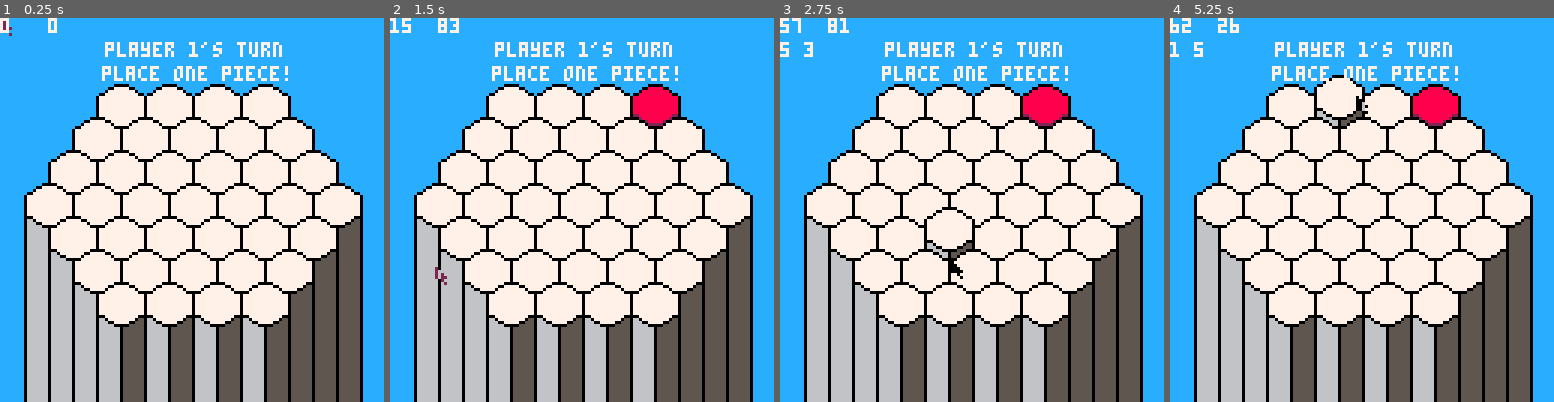
Above: before the commit, frames 1-4 (left to right).
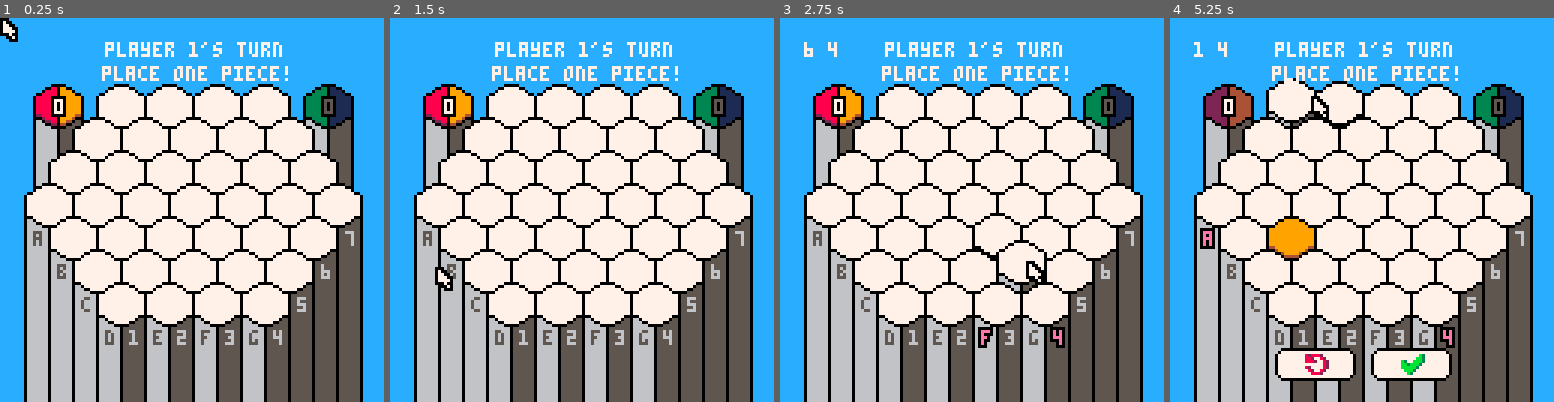
Above: after the commit, the same moments.

Repository: austin-m2/PICO-8-Carts
Game: PICO-8 cartridge bloom.p8
Two runs of this game, one before a commit and one after it. Both use one fixed random seed, a clock stepped at 60 frames per second and the inputs below.
Inputs (mouse positions are in pixels of both pictures, inside the frame that each line leads up to):
- Up to frame 1 (0.25 s): no input
- Up to frame 2 (1.5 s): tap X (X key) at 0.33, 1.07 s; click (670, 121) at 0.67 s; tap O (Z key) at 0.7 s; click (436, 267) at 1.22 s
- Up to frame 3 (2.75 s): hold Right 1.6-2.1 s; hold P2 Left 1.6-2.1 s; tap O (Z key) at 1.7, 2.1, 2.5 s; click (887, 114) at 1.77 s; tap X (X key) at 1.85 s; hold Up 2.15-2.42 s; hold P2 Down 2.15-2.42 s; click (952, 259) at 2.32 s; hold Right from 2.47 s (still down); hold P2 Left from 2.47 s (still down)
- Up to frame 4 (5.25 s): click (1404, 106) at 2.87 s; tap O (Z key) every 0.4 s from 2.9 to 4.9 s; tap X (X key) at 2.97, 4.08, 5.2 s; release Right at 3.03 s; release P2 Left at 3.03 s; hold Left 3.08-3.58 s; hold P2 Right 3.08-3.58 s; click (1465, 256) at 3.42 s; hold Down 3.63-3.97 s; hold P2 Up 3.63-3.97 s; click (1231, 102) at 3.97 s; hold Right 4.02-4.68 s; hold P2 Left 4.02-4.68 s; click (1292, 248) at 4.52 s; hold Up 4.73-5.03 s; hold P2 Down 4.73-5.03 s; click (1354, 94) at 5.07 s; hold Left from 5.08 s (still down); hold P2 Right from 5.08 s (still down)

The runs differ from the first frame. In frame 1, 5.8% of the frame differs, in the area x 0-93%, y 0-86%; in frame 2, 6.9%; in frame 3, 8.5%; in frame 4, 13%, in the area x 0-93%, y 0-95%.

Commit message:
Too many changes!!
Added online mode (joke)
Added toggle between control modes (mouse / keyboard)
Added score/control columns

Diff:
--- a/bloom.p8
+++ b/bloom.p8
@@ -28,12 +28,18 @@
 	cells = {}
 	gems = {}
 
+  controlstate = "mouse"
+  is_online_mode_enabled = true
+
   gamestate = "player1"
   colorchoice = 0
   p1choice1 = nil
   p1choice2 = nil
   p2choice1 = nil
   p2choice2 = nil
+  p1score = 0
+  p2score = 0
+  maxscore = 15
 
 
   --board setup
@@ -115,6 +123,8 @@
 	init_keys()
 	mouse_init()
 	cells_init()
+  columns_init()
+  buttons_init()
 
   gamestate = "turn1"
 end
@@ -125,6 +135,8 @@
 
   cells_update()
   game_update()
+  columns_update()
+  buttons_update()
 
 
 
@@ -136,21 +148,36 @@
   --draw background
 	rectfill(0,0,127,127,12)
 
+
+  columns_draw()
   cells_draw()
+  buttons_draw()
 
   --print coordinates of cell under mouse
+--[[
   if (curr_mouse_to_cell != nil) then
     print(curr_mouse_to_cell[1], 0, 8, 7)
     print(curr_mouse_to_cell[2], 8, 8, 7)
   end
-
+]]
   text_draw()
 	--gems_draw()
 	mouse_draw()
 
 
-  print(mouse.x, 0, 0, 7)
-  print(mouse.y, 16, 0, 7)
+  --print(mouse.x, 0, 0, 7)
+  --print(mouse.y, 16, 0, 7)
+
+
+  if (gamestate == "end") then
+    if (p1score > p2score) then
+      print("player 1 wins~!", 36, 8, 7)
+    else
+      print("player 2 wins~!", 36, 8, 7)
+    end
+  end
+
+
 
 end
 
@@ -168,28 +195,55 @@
 end
 
 function mouse_update()
-	mouse.x = stat(32)
-	mouse.y = stat(33)
+  if (is_pressed(0) or is_pressed(1) or is_pressed(2) or (is_pressed(3))) controlstate = "keyboard"
+  if (is_pressed(6)) controlstate = "mouse"
+
+  if (controlstate == "mouse") then
+    mouse.x = stat(32)
+    mouse.y = stat(33)
+  else
+    if (is_held(0)) mouse.x -= 1.5
+    if (is_held(1)) mouse.x += 1.5
+    if (is_held(2)) mouse.y -= 1.5
+    if (is_held(3)) mouse.y += 1.5
+  end
+
+
   curr_mouse_to_cell = mouse_to_cell()
   curr_mouse_to_cell_coords = mouse_to_cell_coords()
 end
 
 function mouse_draw()
+--[[
 	for v in all(mouse_pixels) do
 		local x = mouse.x + v[1]
 		local y = mouse.y + v[2]
 		pset(x, y, inverses_dark[pget(x, y) + 1])
 	end
+]]
+palt(0, false)
+palt(15, true)
+spr(51, mouse.x, mouse.y)
 end
 
 function game_update()
 
   if (gamestate == "turn1") then
-    if (is_pressed(4)) colorchoice = 1
-    if (is_pressed(5)) colorchoice = 2
+    --check if player is choosing a color
+    --if (is_pressed(4)) colorchoice = 1
+    --if (is_pressed(5)) colorchoice = 2
+    if (is_pressed(6) and dist(mouse.x, mouse.y, left_column_pos[1] + 8, left_column_pos[2] + 8) < 7.5) then
+      if (p1choice1 == nil and mouse.x < left_column_pos[1] + 8) then
+        colorchoice = 2
+        left_column_pos[2] += 3
+      end
+      if (p1choice2 == nil and mouse.x > left_column_pos[1] + 8) then
+        colorchoice = 1
+        left_column_pos[2] += 3
+      end
 
     --check whether a piece should be put down
-    if (is_pressed(6)) then
+    elseif (is_pressed(6)) then
       if (curr_mouse_to_cell != nil and board[curr_mouse_to_cell[1]][curr_mouse_to_cell[2]] == 0)  then
         if ((p1choice1 == nil and p1choice2 == nil and colorchoice == 1) or (p1choice1 == nil and p1choice2 == nil and colorchoice == 2)) then --put a piece down!
           board[curr_mouse_to_cell[1]][curr_mouse_to_cell[2]] = colorchoice
@@ -203,7 +257,8 @@
     end
 
     --check whether the player is trying to delete their pieces (lshift)
-    if (btn(4, 1)) then
+    if (is_pressed(6) and is_mouse_inside_button(undo_button_pos)) then
+    --if (btn(4, 1)) then
       if (p1choice1 != nil) then
         board[p1choice1[1]][p1choice1[2]] = 0
         p1choice1 = nil
@@ -212,9 +267,19 @@
         board[p1choice2[1]][p1choice2[2]] = 0
         p1choice2 = nil
       end
+      colorchoice = 0
     end
 
     --check whether the player wants to end their turn
+    if (is_pressed(6) and is_mouse_inside_button(go_button_pos) and (p1choice1 != nil or p1choice2 != nil)) then
+        gamestate = "p1top2"
+        p1choice1 = nil
+        p1choice2 = nil
+        colorchoice = 0
+    end
+  end
+
+--[[
     if (btnp(5,1) and (p1choice1 != nil or p1choice2 != nil)) then
         gamestate = "p1top2"
         p1choice1 = nil
@@ -222,13 +287,24 @@
         colorchoice = 0
     end
   end
+]]
 
   if (gamestate == "player1") then
-    if (is_pressed(4)) colorchoice = 1
-    if (is_pressed(5)) colorchoice = 2
+    --check if player is choosing a color
+    --if (is_pressed(4)) colorchoice = 1
+    --if (is_pressed(5)) colorchoice = 2
+    if (is_pressed(6) and dist(mouse.x, mouse.y, left_column_pos[1] + 8, left_column_pos[2] + 8) < 7.5) then
+      if (p1choice2 == nil and mouse.x < left_column_pos[1] + 8) then
+        colorchoice = 2
+        left_column_pos[2] += 3
+      end
+      if (p1choice1 == nil and mouse.x > left_column_pos[1] + 8) then
+        colorchoice = 1
+        left_column_pos[2] += 3
+      end
 
     --check whether a piece should be put down
-    if (is_pressed(6)) then
+    elseif (is_pressed(6)) then
       if (curr_mouse_to_cell != nil and board[curr_mouse_to_cell[1]][curr_mouse_to_cell[2]] == 0)  then
         if ((p1choice1 == nil and colorchoice == 1) or (p1choice2 == nil and colorchoice == 2)) then --put a piece down!
           board[curr_mouse_to_cell[1]][curr_mouse_to_cell[2]] = colorchoice
@@ -242,7 +318,8 @@
     end
 
     --check whether the player is trying to delete their pieces (lshift)
-    if (btn(4, 1)) then
+    if (is_pressed(6) and is_mouse_inside_button(undo_button_pos)) then
+    --if (btn(4, 1)) then
       if (p1choice1 != nil) then
         board[p1choice1[1]][p1choice1[2]] = 0
         p1choice1 = nil
@@ -251,10 +328,12 @@
         board[p1choice2[1]][p1choice2[2]] = 0
         p1choice2 = nil
       end
+      colorchoice = 0
     end
 
     --check whether the player wants to end their turn
-    if (btnp(5,1) and (p1choice1 != nil or p1choice2 != nil)) then
+    if (is_pressed(6) and is_mouse_inside_button(go_button_pos) and (p1choice1 != nil or p1choice2 != nil)) then
+    --if (btnp(5,1) and (p1choice1 != nil or p1choice2 != nil)) then
         gamestate = "p1top2"
         p1choice1 = nil
         p1choice2 = nil
@@ -263,11 +342,21 @@
   end
 
   if (gamestate == "player2") then
-    if (is_pressed(4)) colorchoice = 3
-    if (is_pressed(5)) colorchoice = 4
+    --check if player is choosing a color
+    --if (is_pressed(4)) colorchoice = 3
+    --if (is_pressed(5)) colorchoice = 4
+    if (is_pressed(6) and dist(mouse.x, mouse.y, right_column_pos[1] + 8, right_column_pos[2] + 8) < 7.5) then
+      if (p2choice3 == nil and mouse.x < right_column_pos[1] + 8) then
+        colorchoice = 3
+        right_column_pos[2] += 3
+      end
+      if (p1choice4 == nil and mouse.x > right_column_pos[1] + 8) then
+        colorchoice = 4
+        right_column_pos[2] += 3
+      end
 
     --check whether a piece should be put down
-    if (is_pressed(6)) then
+    elseif (is_pressed(6)) then
       if (curr_mouse_to_cell != nil and board[curr_mouse_to_cell[1]][curr_mouse_to_cell[2]] == 0)  then
         if ((p2choice3 == nil and colorchoice == 3) or (p2choice4 == nil and colorchoice == 4)) then --put a piece down!
           board[curr_mouse_to_cell[1]][curr_mouse_to_cell[2]] = colorchoice
@@ -281,7 +370,8 @@
     end
 
     --check whether the player is trying to delete their pieces (lshift)
-    if (btn(4, 1)) then
+    if (is_pressed(6) and is_mouse_inside_button(undo_button_pos)) then
+    --if (btn(4, 1)) then
       if (p2choice3 != nil) then
         board[p2choice3[1]][p2choice3[2]] = 0
         p2choice3 = nil
@@ -290,10 +380,12 @@
         board[p2choice4[1]][p2choice4[2]] = 0
         p2choice4 = nil
       end
+      colorchoice = 0
     end
 
     --check whether the player wants to end their turn
-    if (btnp(5,1) and (p2choice3 != nil or p2choice4 != nil)) then
+    if (is_pressed(6) and is_mouse_inside_button(go_button_pos) and (p2choice3 != nil or p2choice4 != nil)) then
+    --if (btnp(5,1) and (p2choice3 != nil or p2choice4 != nil)) then
         gamestate = "p2top1"
         p2choice3 = nil
         p2choice4 = nil
@@ -326,19 +418,9 @@
       end
     end
 
-    --print blooms for debug
---[[
-    printh(" ")
-    for bloom in all(bloomtable) do
-     for piece in all(bloom) do
-      printh(piece[1].." "..piece[2])
-     end
-     printh(" ")
-    end
-]]
-
     --now we have a table containing all the enemy blooms on the board!
     --check to see if any of them should be destroyed
+    deadblooms = {}
     for bloom in all(bloomtable) do
      alive = false
      for piece in all(bloom) do
@@ -348,19 +430,91 @@
       end
      end
      if (not alive) then
-      --kill bloom!!
+      --mark bloom for deletion
+      add(deadblooms, bloom)
+     end
+    end
+
+    --kill blooms that were marked for deletion
+    for bloom in all(deadblooms) do
       for piece in all(bloom) do
-       board[piece[1]][piece[2]] = 0
+        board[piece[1]][piece[2]] = 0
+        cells[board_coords_to_index(piece[1], piece[2])].y = cell_coords[board_coords_to_index(piece[1], piece[2])][2] + 20
+        p1score += 1
+      end
+    end
+
+    if (p1score >= maxscore) then
+      gamestate = "end"
+    else
+      gamestate = "player2"
+    end
+  end
+
+  if (gamestate == "p2top1") then
+    bloomtable = {}
+    for i = 1, 7 do
+      for j = 1, 7 do
+        if (board[i][j] > 0)  then --a piece is here!
+          --check if this piece is already in a bloom we know about
+          found = false
+          for bloomy in all(bloomtable) do
+            for piece in all(bloomy) do
+              if (piece[1] == i and piece[2] == j) then
+                found = true
+              end
+            end
+          end
+
+          --only add enemy blooms to the table
+          if ((not found) and (board[i][j] == 1 or board[i][j] == 2)) then
+            bloom = {}
+            findbloom(i, j, bloom)
+            add(bloomtable, bloom)
+          end
+        end
+      end
+    end
+
+    --now we have a table containing all the enemy blooms on the board!
+    --check to see if any of them should be destroyed
+    deadblooms = {}
+    for bloom in all(bloomtable) do
+     alive = false
+     for piece in all(bloom) do
+      if (is_there_an_empty_neighbor(piece)) then
+        alive = true
+        break
       end
      end
-
-    end
-
-    gamestate = "player2"
-  end
-
-  if (gamestate == "p2top1") then
-    gamestate = "player1"
+     if (not alive) then
+      --mark bloom for deletion
+      add(deadblooms, bloom)
+     end
+    end
+
+    --kill blooms that were marked for deletion
+    for bloom in all(deadblooms) do
+      for piece in all(bloom) do
+        board[piece[1]][piece[2]] = 0
+        cells[board_coords_to_index(piece[1], piece[2])].y = cell_coords[board_coords_to_index(piece[1], piece[2])][2] + 20
+        p2score += 1
+      end
+    end
+
+    if (p2score >= maxscore) then
+      gamestate = "end"
+    else
+      gamestate = "player1"
+    end
+  end
+
+  if (gamestate == "end")  then
+    if (p1score > p2score) then
+      print("player 1 wins~!", 8, 16, 7)
+    else
+      print("player 2 wins~!", 8, 16, 7)
+    end
   end
 end
 
@@ -413,6 +567,36 @@
     line(v.x + 8, v.y + 15, v.x + 8, 127, 0)
     line(v.x + 16, v.y + 12, v.x + 16, 127, 0)
 		sspr(cell.spritesheet_x, cell.spritesheet_y, cell.width, cell.height, v.x, v.y, cell.width, cell.height) --draw the actual empty cell
+
+    --draw coordinate labels if online mode is on
+    if (is_online_mode_enabled) then
+      if (board_index == 16) then
+        s_print("a", v.x + 3, v.y + 17, 5)
+      elseif(board_index == 23) then
+        s_print("b", v.x + 3, v.y + 17, 5)
+      elseif(board_index == 29) then
+        s_print("c", v.x + 3, v.y + 17, 5)
+      elseif(board_index == 34) then
+        s_print("d", v.x + 3, v.y + 17, 5)
+        s_print("1", v.x + 11, v.y + 17, 6)
+      elseif(board_index == 35) then
+        s_print("e", v.x + 3, v.y + 17, 5)
+        s_print("2", v.x + 11, v.y + 17, 6)
+      elseif(board_index == 36) then
+        s_print("f", v.x + 3, v.y + 17, 5)
+        s_print("3", v.x + 11, v.y + 17, 6)
+      elseif(board_index == 37) then
+        s_print("g", v.x + 3, v.y + 17, 5)
+        s_print("4", v.x + 11, v.y + 17, 6)
+      elseif(board_index == 33) then
+        s_print("5", v.x + 11, v.y + 17, 6)
+      elseif(board_index == 28) then
+        s_print("6", v.x + 11, v.y + 17, 6)
+      elseif(board_index == 22) then
+        s_print("7", v.x + 11, v.y + 17, 6)
+      end
+    end
+
 
     local coords = index_to_board_coords(board_index)
     if (board[coords[1]][coords[2]] == 1) then --draw tokens
@@ -425,20 +609,147 @@
       spr(11, v.x + 1, v.y + 2, 2, 2)
     end
 
-    --todo: fix this trash
     --draw an icon indicating the color tile that will be put in this cell if you click
     local curcell = curr_mouse_to_cell
-    if (curcell != nil and board[curcell[1]][curcell[2]] == 0 and (currcell == index_to_board_coords(board_index))) then
-      circfill(v.x + 8, v.y + 8, 1, colorchoice_to_color(colorchoice))
-    end
-
-
+    if (curcell != nil and board[curcell[1]][curcell[2]] == 0 and (board_coords_to_index(curcell[1], curcell[2]) == board_index)) then
+      if (gamestate == "turn1") then
+        if (colorchoice != 0 and p1choice1 == nil and p1choice2 == nil) circfill(v.x + 8, v.y + 8, 1, colorchoice_to_color(colorchoice))
+      elseif ((colorchoice == 1 and p1choice1 == nil) or (colorchoice == 2 and p1choice2 == nil) or (colorchoice == 3 and p2choice3 == nil) or (colorchoice == 4 and p2choice4 == nil)) then
+        circfill(v.x + 8, v.y + 8, 1, colorchoice_to_color(colorchoice))
+      end
+    end
 
     board_index += 1
 	end
   palt()
-
-end
+end
+
+function columns_init()
+  left_column_pos = {}
+  right_column_pos = {}
+  left_column_orig_pos = {11, 21}
+  right_column_orig_pos = {101, 21}
+  left_column_pos[1] = left_column_orig_pos[1]
+  left_column_pos[2] = left_column_orig_pos[2]
+  right_column_pos[1] = right_column_orig_pos[1]
+  right_column_pos[2] = right_column_orig_pos[2]
+end
+
+function columns_draw()
+  palt(0, false)
+  palt(15, true)
+
+  --draw left column
+  rectfill(left_column_pos[1] + 1, left_column_pos[2] + 10, left_column_pos[1] + 7, 127, 6)
+  rectfill(left_column_pos[1] + 9, left_column_pos[2] + 13, left_column_pos[1] + 15, 127, 5)
+  line(left_column_pos[1], left_column_pos[2] + 12, left_column_pos[1], 127, 0)
+  line(left_column_pos[1] + 8, left_column_pos[2] + 12, left_column_pos[1] + 8, 127, 0)
+  line(left_column_pos[1] + 16, left_column_pos[2] + 12, left_column_pos[1] + 16, 127, 0)
+  spr(37, left_column_pos[1], left_column_pos[2], 3, 2)
+
+  --draw right column
+  rectfill(right_column_pos[1] + 1, right_column_pos[2] + 10, right_column_pos[1] + 7, 127, 6)
+  rectfill(right_column_pos[1] + 9, right_column_pos[2] + 13, right_column_pos[1] + 15, 127, 5)
+  line(right_column_pos[1], right_column_pos[2] + 12, right_column_pos[1], 127, 0)
+  line(right_column_pos[1] + 8, right_column_pos[2] + 12, right_column_pos[1] + 8, 127, 0)
+  line(right_column_pos[1] + 16, right_column_pos[2] + 12, right_column_pos[1] + 16, 127, 0)
+  spr(40, right_column_pos[1], right_column_pos[2], 3, 2)
+
+
+  --draw pieces on columns
+  palt(0, true)
+  if (gamestate == "turn1") then
+    if (p1choice1 == nil and p1choice2 == nil) then
+      if (colorchoice != 2) spr(13, left_column_pos[1] + 1, left_column_pos[2] + 2, 1, 2)
+      if (colorchoice != 1) spr(14, left_column_pos[1] + 8, left_column_pos[2] + 2, 1, 2, true)
+    end
+  elseif (gamestate == "player1") then
+    if (p1choice2 == nil and colorchoice != 2) spr(13, left_column_pos[1] + 1, left_column_pos[2] + 2, 1, 2)
+    if (p1choice1 == nil and colorchoice != 1) spr(14, left_column_pos[1] + 8, left_column_pos[2] + 2, 1, 2, true)
+  elseif (gamestate == "player2") then
+    if (p2choice3 == nil and colorchoice != 3) spr(45, right_column_pos[1] + 1, right_column_pos[2] + 2, 1, 2)
+    if (p2choice4 == nil and colorchoice != 4) spr(46, right_column_pos[1] + 8, right_column_pos[2] + 2, 1, 2, true)
+  end
+
+  --set color of scores depending on whose turn it is
+  if (gamestate == "player1" or gamestate == "turn1") then
+    p1textcol = 7
+    p2textcol = 5
+  elseif (gamestate == "player2") then
+    p1textcol = 5
+    p2textcol = 7
+  end
+
+
+  --draw black rectangle backdrop behind scores, then draw scores
+  if (p1score < 10) then
+    rectfill(left_column_pos[1] + 6, left_column_pos[2] + 5, left_column_pos[1] + 10, left_column_pos[2] + 11, 0)
+    print(p1score, left_column_pos[1] + 7, left_column_pos[2] + 6, p1textcol)
+  else
+    rectfill(left_column_pos[1] + 4, left_column_pos[2] + 5, left_column_pos[1] + 12, left_column_pos[2] + 11, 0)
+    print(p1score, left_column_pos[1] + 5, left_column_pos[2] + 6, p1textcol)
+  end
+
+  if (p2score < 10) then
+    rectfill(right_column_pos[1] + 6, right_column_pos[2] + 5, right_column_pos[1] + 10, right_column_pos[2] + 11, 0)
+    print(p2score, right_column_pos[1] + 7, right_column_pos[2] + 6, p2textcol)
+  else
+    rectfill(right_column_pos[1] + 4, right_column_pos[2] + 5, right_column_pos[1] + 12, right_column_pos[2] + 11, 0)
+    print(p2score, right_column_pos[1] + 5, right_column_pos[2] + 6, p2textcol)
+  end
+end
+
+function columns_update()
+  left_column_pos[2] = lerp(left_column_pos[2], left_column_orig_pos[2] - p1score, 0.02)
+  right_column_pos[2] = lerp(right_column_pos[2], right_column_orig_pos[2] - p2score, 0.02)
+end
+
+function buttons_init()
+  undo_button_pos = {}
+  go_button_pos = {}
+  undo_button_on_pos = {35, 110}
+  undo_button_off_pos = {35, 130}
+  go_button_on_pos = {67, 110}
+  go_button_off_pos = {67, 130}
+  undo_button_pos[1] = undo_button_off_pos[1]
+  undo_button_pos[2] = undo_button_off_pos[2]
+  go_button_pos[1] = go_button_off_pos[1]
+  go_button_pos[2] = go_button_off_pos[2]
+  button_speed = 0.05
+end
+
+function buttons_update()
+  if (gamestate == "turn1") then
+    if (p1choice1 != nil or p1choice2 != nil) then
+      undo_button_pos[2] = lerp(undo_button_pos[2], undo_button_on_pos[2], button_speed)
+      go_button_pos[2] = lerp(go_button_pos[2], go_button_on_pos[2], button_speed)
+    else
+      undo_button_pos[2] = lerp(undo_button_pos[2], undo_button_off_pos[2], button_speed)
+      go_button_pos[2] = lerp(go_button_pos[2], go_button_off_pos[2], button_speed)
+    end
+  else
+    if (p1choice1 != nil or p1choice2 != nil or p2choice3 != nil or p2choice4 != nil) then
+      undo_button_pos[2] = lerp(undo_button_pos[2], undo_button_on_pos[2], button_speed)
+      go_button_pos[2] = lerp(go_button_pos[2], go_button_on_pos[2], button_speed)
+    else
+      undo_button_pos[2] = lerp(undo_button_pos[2], undo_button_off_pos[2], button_speed)
+      go_button_pos[2] = lerp(go_button_pos[2], go_button_off_pos[2], button_speed)
+    end
+  end
+end
+
+function buttons_draw()
+  palt(0, false)
+  palt(15, true)
+  if (is_mouse_inside_button(undo_button_pos)) pal(7, 10)
+  sspr(0, 32, 27, 11, undo_button_pos[1], undo_button_pos[2]) --draw undo button
+  pal(7, 7)
+  if (is_mouse_inside_button(go_button_pos)) pal(7, 10)
+  sspr(32, 32, 27, 11, go_button_pos[1], go_button_pos[2]) --draw go button
+  pal()
+  palt()
+end
+
 
 function gems_update()
 	gem_coords = curr_mouse_to_cell_coords
@@ -535,6 +849,21 @@
   end
 end
 
+--takes a table {i, j}
+--returns an index i, where 1 is the topleft most hex, 2 is to the right of that, etc
+function board_coords_to_index(i, j)
+  counter = 0
+  for a = 1, 7 do
+    for b = 1, 7 do
+      if (not ((a + b < 5) or (a + b > 11))) then
+        counter += 1
+      end
+      if (i == a and j == b) return counter
+    end
+  end
+end
+
+
 function colorchoice_to_color(c)
   if (c == 1) return 9
   if (c == 2) return 8
@@ -582,6 +911,56 @@
   then return true
   else return false
   end
+end
+
+function is_mouse_inside_button(button_pos)
+  return (mouse.x > button_pos[1] and mouse.x < button_pos[1] + 27 and mouse.y > button_pos[2] and mouse.y < button_pos[2] + 11)
+end
+
+--special print!
+--used for printing the coordinate labels on the columns
+--highlights the text for the row and column under the mouse
+function s_print(str, x, y, col)
+  if (curr_mouse_to_cell != nil) then
+    print(curr_mouse_to_cell[1], 8, 8, 7)
+    print(curr_mouse_to_cell[2], 16, 8, 7)
+  end
+
+  if (
+    curr_mouse_to_cell != nil and (
+    (str == "a" and (curr_mouse_to_cell[1] + curr_mouse_to_cell[2] == 5)) or
+    (str == "b" and (curr_mouse_to_cell[1] + curr_mouse_to_cell[2] == 6)) or
+    (str == "c" and (curr_mouse_to_cell[1] + curr_mouse_to_cell[2] == 7)) or
+    (str == "d" and (curr_mouse_to_cell[1] + curr_mouse_to_cell[2] == 8)) or
+    (str == "e" and (curr_mouse_to_cell[1] + curr_mouse_to_cell[2] == 9)) or
+    (str == "f" and (curr_mouse_to_cell[1] + curr_mouse_to_cell[2] == 10)) or
+    (str == "g" and (curr_mouse_to_cell[1] + curr_mouse_to_cell[2] == 11)) or
+    (str == "1" and curr_mouse_to_cell[2] == 1) or
+    (str == "2" and curr_mouse_to_cell[2] == 2) or
+    (str == "3" and curr_mouse_to_cell[2] == 3) or
+    (str == "4" and curr_mouse_to_cell[2] == 4) or
+    (str == "5" and curr_mouse_to_cell[2] == 5) or
+    (str == "6" and curr_mouse_to_cell[2] == 6) or
+    (str == "7" and curr_mouse_to_cell[2] == 7)
+      )) then
+    b_print(str, x, y, 0)
+    print(str, x, y, 14)
+  else
+   print(str, x, y, col)
+  end
+end
+
+--prints a background for a string
+function b_print(str, x, y, col)
+  palt(0, false)
+  print(str, x - 1, y - 1, col)
+  print(str, x - 1, y, col)
+  print(str, x - 1, y + 1, col)
+  print(str, x, y - 1, col)
+  print(str, x, y + 1, col)
+  print(str, x + 1, y - 1, col)
+  print(str, x + 1, y, col)
+  print(str, x + 1, y + 1, col)
 end
 
 
Not shown, changed: 47 lines of the sprite sheet (__gfx__) section of bloom.p8
